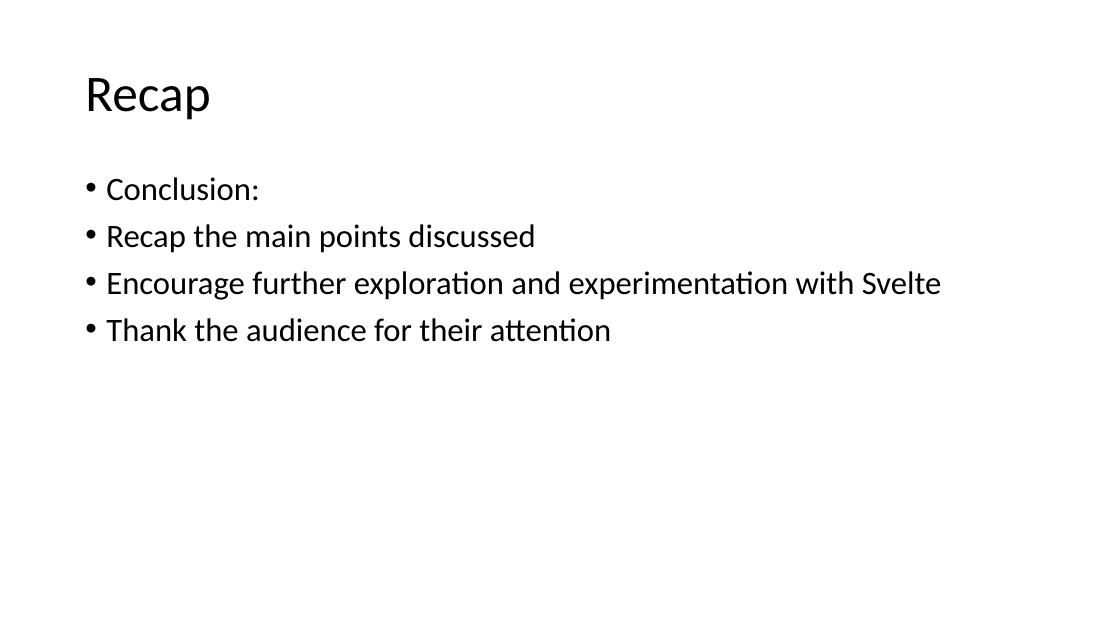
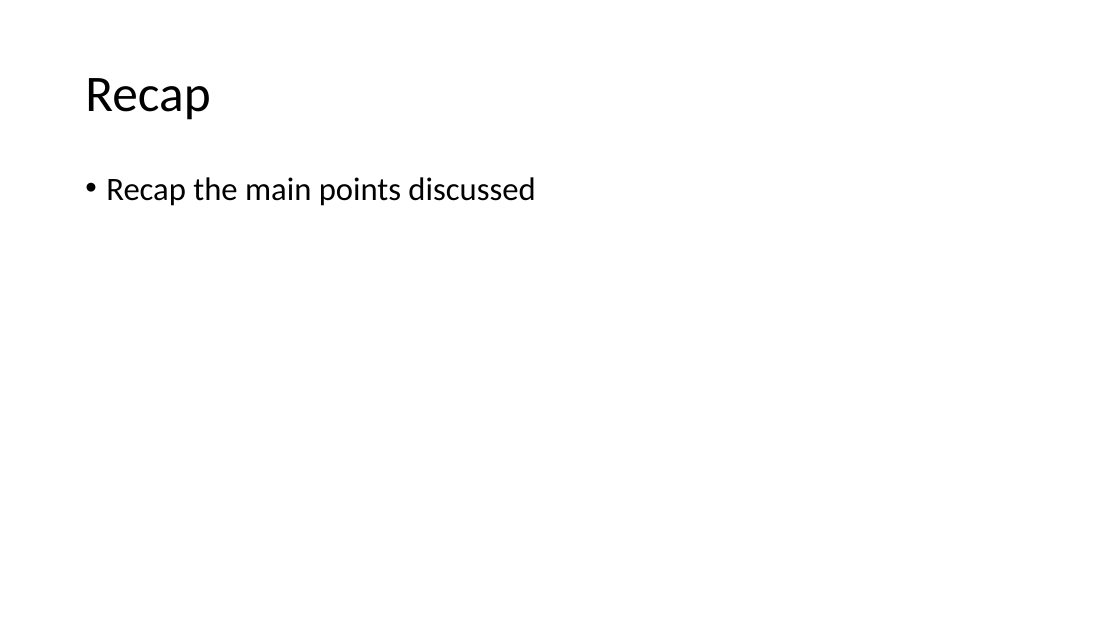
Before and after one commit to AnasAttar10/svelte, a slide deck: slide 21 of عرض تقديمي.pptx. Drawn at 1120x630 pixels with LibreOffice and Linux fonts; fonts in the diff are those of the drawing. Boxes give left, top, right and bottom in pixels: in the first picture for what was removed or moved away, otherwise in the second. Text is boxed around its words. In the diff, an @@ line names an element or a change of style, - is before the commit and + after.

Commit message:
add some changes

```diff
--- a/عرض تقديمي.pptx
+++ b/عرض تقديمي.pptx
@@ text at box(106, 177, 259, 201): paragraph removed @@
-• Conclusion:
@@ text at box(106, 271, 942, 342): paragraphs removed @@
-• Encourage further exploration and experimentation with Svelte
-• Thank the audience for their attention
```
Also in this commit, not shown: 1 other slide changed.
